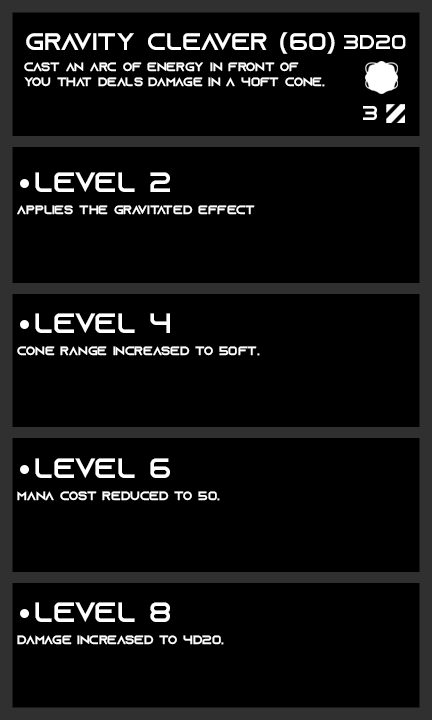
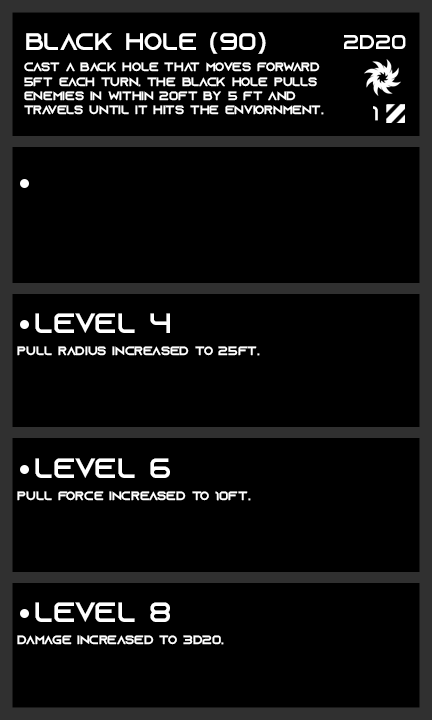
Two versions of the same layered image (432x720). Layer-by-layer changes:
painted on "AP" over (363, 106, 378, 121)
showed "vort" over (364, 59, 401, 96)
hid "plasm" over (365, 61, 398, 94)
renamed "3d20" to "2d20", painted on it over (344, 35, 358, 49)
painted on "archetype" over (24, 62, 325, 115)
renamed "gravity cleaver (60)" to "black hole (90)", painted on it over (26, 32, 335, 54)
renamed "applies the gravitated effect" to "deal 2T AP.", hid it, painted on it over (17, 205, 255, 215)
hid "level 2" over (35, 172, 170, 192)
renamed "cone range increased to 50ft." to "pull radius increased to 25ft.", painted on it over (17, 346, 238, 356)
renamed "mana cost reduced to 50." to "pull force increased to 10ft.", painted on it over (17, 491, 251, 501)
renamed "damage increased to 4d20." to "damage increased to 3d20.", painted on it over (183, 635, 193, 645)
